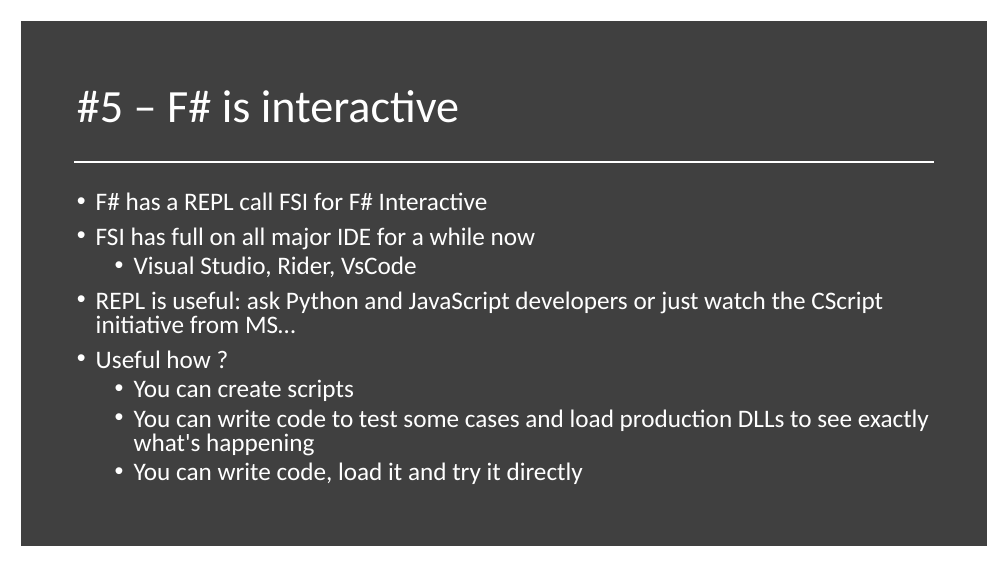
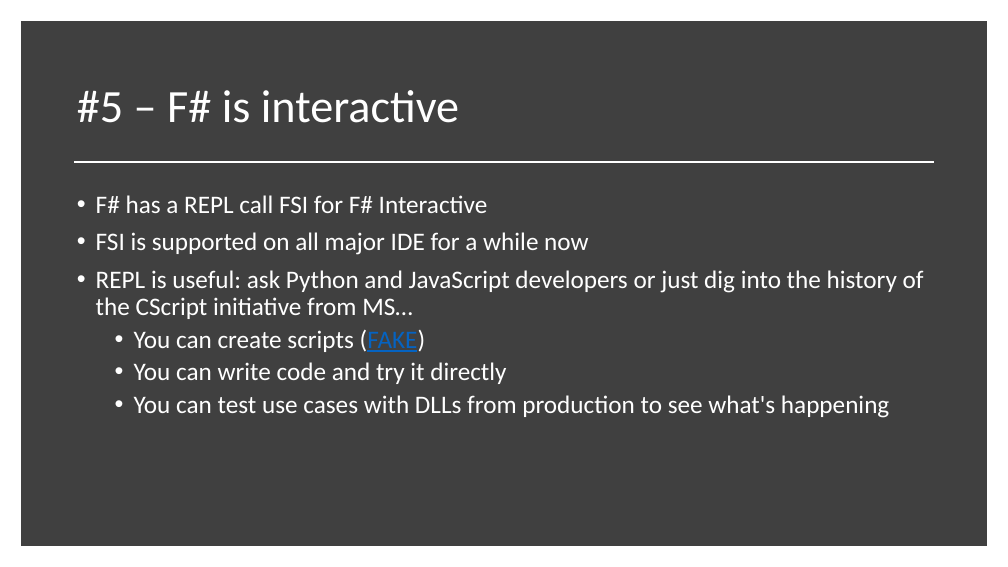
Before and after one commit to essic/prez-why-fsharp, a slide deck: slide 28 of WhyFSharp.pptx (slide 27 before the commit). Drawn at 1008x567 pixels with LibreOffice and Linux fonts; fonts in the diff are those of the drawing. Boxes give left, top, right and bottom in pixels: in the first picture for what was removed or moved away, otherwise in the second. Text is boxed around its words. In the diff, an @@ line names an element or a change of style, - is before the commit and + after.

```diff
--- a/WhyFSharp.pptx
+++ b/WhyFSharp.pptx
@@ text at (96, 195, 488, 213): line spacing 0.8 to 0.9 @@
@@ text at (96, 232, 924, 418): text changed @@
-• FSI has full on all major IDE for a while now
-  • Visual Studio, Rider, VsCode
-• REPL is useful: ask Python and JavaScript developers or just watch the CScript initiative from MS…
-• Useful how ?
-  • You can create scripts
-  • You can write code to test some cases and load production DLLs to see exactly what's happening
-  • You can write code, load it and try it directly
+• FSI is supported on all major IDE for a while now
+• REPL is useful: ask Python and JavaScript developers or just dig into the history of the CScript initiative from MS…
+  • You can create scripts (FAKE)
+  • You can write code and try it directly
+  • You can test use cases with DLLs from production to see what's happening
```
Also in this commit, not shown: 14 other slides changed, 1 slide added.
